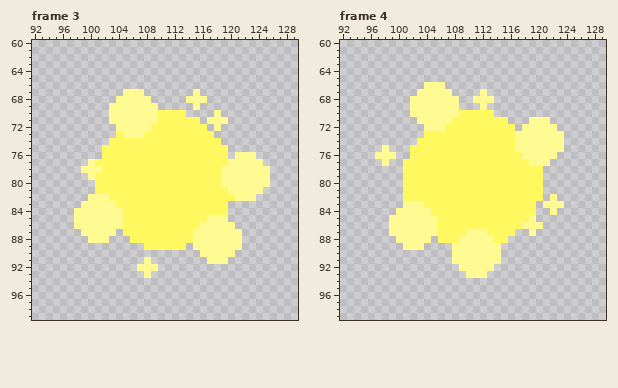
Edited in one commit: pixel-art file (Resources/Sprites/Characters/PriestessSetplay/FrameGroups/Startup/priestess-setplay-startup.aseprite). The picture above is the old version.
219x175 pixels, 4 frames. Shown: frame 3: x 92..129, y 60..99; frame 4: x 92..129, y 60..99. The commit also changed other frames, which this record leaves out.
And afterwards:
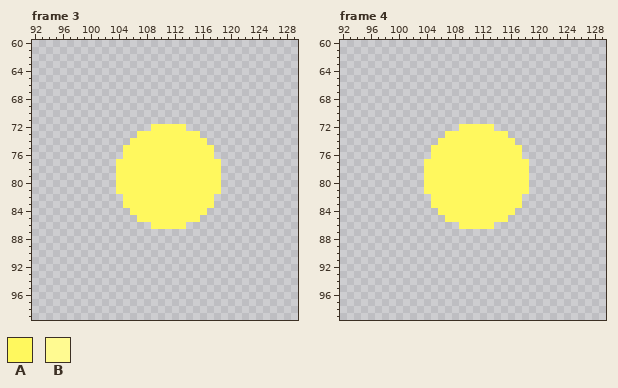
Palette (. is transparent): A #fff85e  B #fffa91
Changes in this commit:
layer "Layer 2" removed
Changed rows in their new state; - is an unchanged pixel.
Frame 3:
first column x 98:
 67 -------...-------.----------
 68 ------.....-----...---------
 69 -----.......-----.----------
 70 -----...........----.-------
 71 -----.............-...------
 72 ------.....-----...-.-------
 73 ------...A--------..--------
 74 -----...-----------..-------
 75 ----...-------------..------
 76 ----...-------------..-...--
 77 --....---------------......-
 78 -.....---------------.......
 79 --....---------------.......
 80 ---...---------------.......
 81 ---...---------------......-
 82 --.....-------------......--
 83 -......-------------..------
 84 ........-----------...------
 85 .........---------....------
 86 ...........-----.......-----
 87 -.....-.................----
 88 --...---................----
 89 ----------......-.......----
 90 ------------------.....-----
 91 ----------.--------...------
 92 ---------...----------------
 93 ----------.-----------------
Frame 4:
first column x 97:
 66 -------...-----------------
 67 ------.....----.-----------
 68 -----.......--...----------
 69 -----.......---.-----------
 70 -----............----------
 71 ------.............---...--
 72 -------.....-----...-.....-
 73 -------...---------........
 74 ------...-----------.......
 75 -.---...------------A......
 76 ...--...-------------.....-
 77 -.--...---------------...--
 78 ----...---------------..---
 79 ----...---------------..---
 80 ----...---------------..---
 81 ----...---------------..---
 82 ----....-------------...-.-
 83 ----....-------------..-...
 84 ---......-----------...--.-
 85 --........---------....----
 86 --..........-----.......---
 87 --..................--.----
 88 ---.....-..........--------
 89 ----...----.......---------
 90 -----------.......---------
 91 -----------.......---------
 92 ------------.....----------
 93 -------------...-----------
